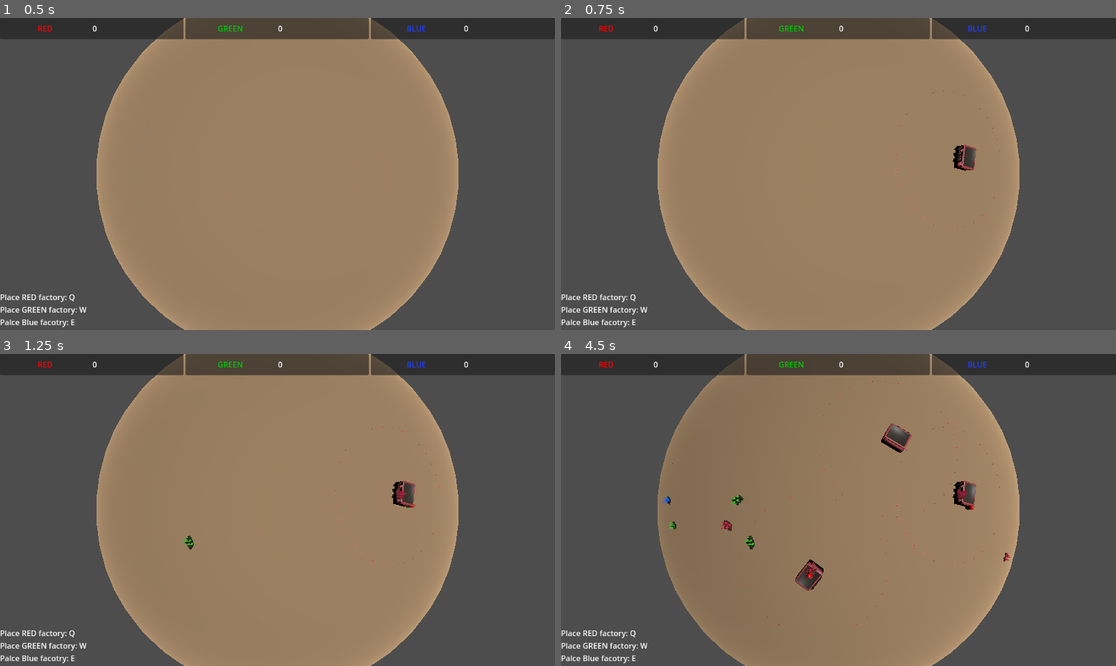
Above: before the commit, frames 1-4 (two rows, left to right).
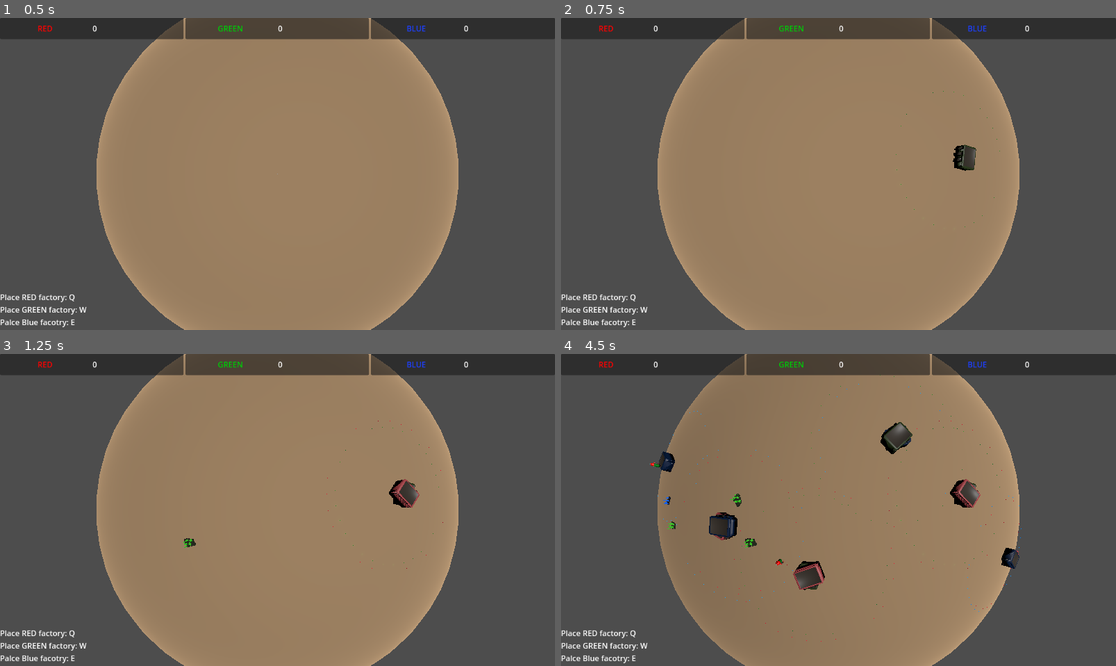
Above: after the commit, the same moments.

Repository: ShadowCurse/gmtk_2024
Game: Godot game, scene res://solar_system.tscn
The game is run twice, just before and just after one commit, with the same random seed, the same clock (stepped at 60 frames per second) and the same inputs.
Inputs (mouse positions are in pixels of both pictures, inside the frame that each line leads up to):
- Up to frame 1 (0.5 s): no input
- Up to frame 2 (0.75 s): tap Enter at 0.5 s; move the mouse to (960, 158) at 0.52 s; hold Right (ui_right) from 0.53 s (still down); tap W (place_hub, bound only before the commit) at 0.6 s; click (960, 158) at 0.67 s
- Up to frame 3 (1.25 s): keep holding Right (ui_right); tap Q (place_resource, bound only before the commit) at 0.8 s
- Up to frame 4 (4.5 s): tap Space at 1.25, 3.5 s; move the mouse to (727, 525) at 1.27 s; release Right (ui_right) at 1.28 s; hold Down (ui_down) 1.28-2.03 s; tap Q (place_resource, bound only before the commit) at 1.35, 3.05, 3.6 s; tap E (place_hub_blue, bound only after the commit) at 1.55, 2.1, 3.8, 4.35 s; move the mouse to (894, 441) at 2.02 s; hold Right (ui_right) 2.03-2.78 s; tap W (place_hub, bound only before the commit) at 2.3, 2.85 s; tap Enter at 2.75, 4.25 s; move the mouse to (810, 572) at 2.77 s; hold Up (ui_up) 2.78-3.53 s; click (810, 572) at 2.92 s; move the mouse to (1005, 556) at 3.52 s; hold Left (ui_left) from 3.53 s (still down); move the mouse to (672, 463) at 4.27 s

Frame 1 is identical in both runs. In frame 2, less than 0.1% of the frame differs, in the area x 60-80%, y 23-68%; in frame 3, 0.2%; in frame 4, 1.6%, in the area x 16-83%, y 6-93%.

Commit message:
place different hubs

Diff:
--- a/planet.gd
+++ b/planet.gd
@@ -82,21 +82,36 @@
         var local_position = self.to_local(self.selection_point_position)
         var local_rotation = Quaternion(Vector3.UP, local_position.normalized()).get_euler()
 
-        if Input.is_action_just_pressed("place_resource"):
-            var resource_point: ResourcePoint = self.resource_point_scene.instantiate()
-            resource_point.position = local_position
-            resource_point.rotation = local_rotation
-            self.add_child(resource_point)
-            self.resource_points.append(resource_point)
-
-        if Input.is_action_just_pressed("place_hub"):
+        if Input.is_action_just_pressed("place_hub_red"):
             var resource_hub: ResourceHub = self.resource_hub_scene.instantiate()
+            resource_hub.type = ResourcePoint.Type.Red
             resource_hub.planet = self
             resource_hub.position = local_position
             resource_hub.rotation = local_rotation
             resource_hub.select_resource_points(self.resource_points)
             self.add_child(resource_hub)
             self.resource_hubs.append(resource_hub)
+
+        if Input.is_action_just_pressed("place_hub_green"):
+            var resource_hub: ResourceHub = self.resource_hub_scene.instantiate()
+            resource_hub.type = ResourcePoint.Type.Green
+            resource_hub.planet = self
+            resource_hub.position = local_position
+            resource_hub.rotation = local_rotation
+            resource_hub.select_resource_points(self.resource_points)
+            self.add_child(resource_hub)
+            self.resource_hubs.append(resource_hub)
+
+        if Input.is_action_just_pressed("place_hub_blue"):
+            var resource_hub: ResourceHub = self.resource_hub_scene.instantiate()
+            resource_hub.type = ResourcePoint.Type.Blue
+            resource_hub.planet = self
+            resource_hub.position = local_position
+            resource_hub.rotation = local_rotation
+            resource_hub.select_resource_points(self.resource_points)
+            self.add_child(resource_hub)
+            self.resource_hubs.append(resource_hub)
+
 
 func _unhandled_input(event)-> void:
     if Input.is_mouse_button_pressed(MOUSE_BUTTON_WHEEL_UP):
--- a/project.godot
+++ b/project.godot
@@ -17,14 +17,19 @@
 
 [input]
 
-place_resource={
+place_hub_red={
 "deadzone": 0.5,
 "events": [Object(InputEventKey,"resource_local_to_scene":false,"resource_name":"","device":-1,"window_id":0,"alt_pressed":false,"shift_pressed":false,"ctrl_pressed":false,"meta_pressed":false,"pressed":false,"keycode":0,"physical_keycode":81,"key_label":0,"unicode":113,"echo":false,"script":null)
 ]
 }
-place_hub={
+place_hub_green={
 "deadzone": 0.5,
 "events": [Object(InputEventKey,"resource_local_to_scene":false,"resource_name":"","device":-1,"window_id":0,"alt_pressed":false,"shift_pressed":false,"ctrl_pressed":false,"meta_pressed":false,"pressed":false,"keycode":0,"physical_keycode":87,"key_label":0,"unicode":119,"echo":false,"script":null)
+]
+}
+place_hub_blue={
+"deadzone": 0.5,
+"events": [Object(InputEventKey,"resource_local_to_scene":false,"resource_name":"","device":-1,"window_id":0,"alt_pressed":false,"shift_pressed":false,"ctrl_pressed":false,"meta_pressed":false,"pressed":false,"keycode":0,"physical_keycode":69,"key_label":0,"unicode":101,"echo":false,"script":null)
 ]
 }
 
